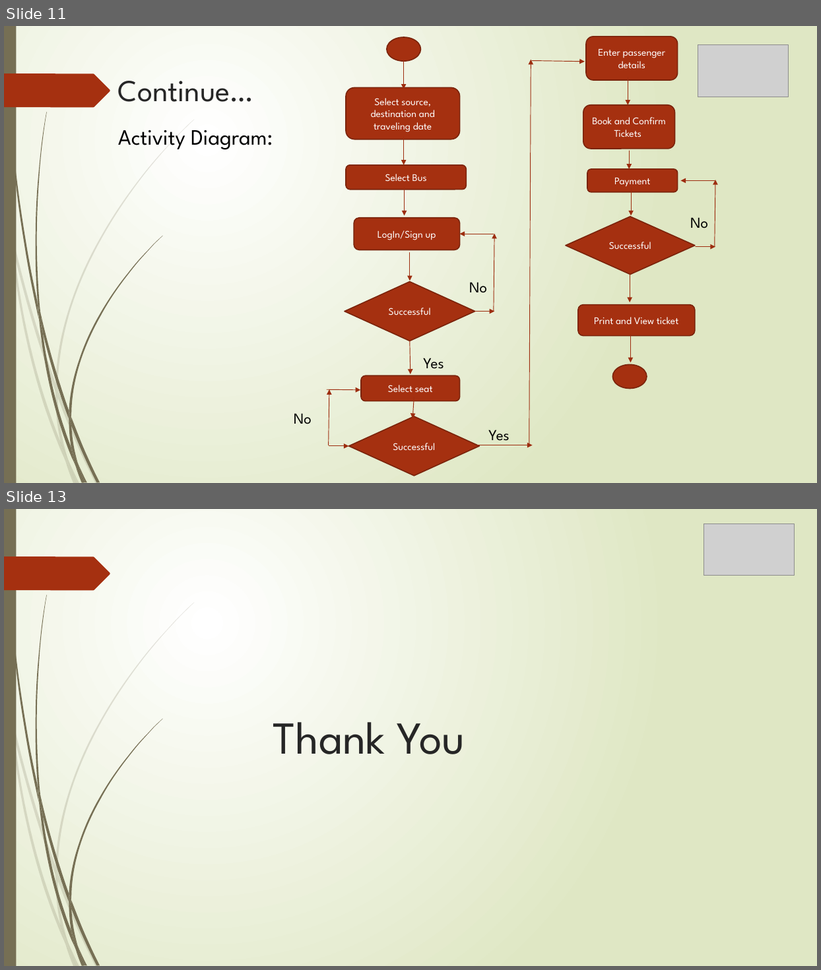
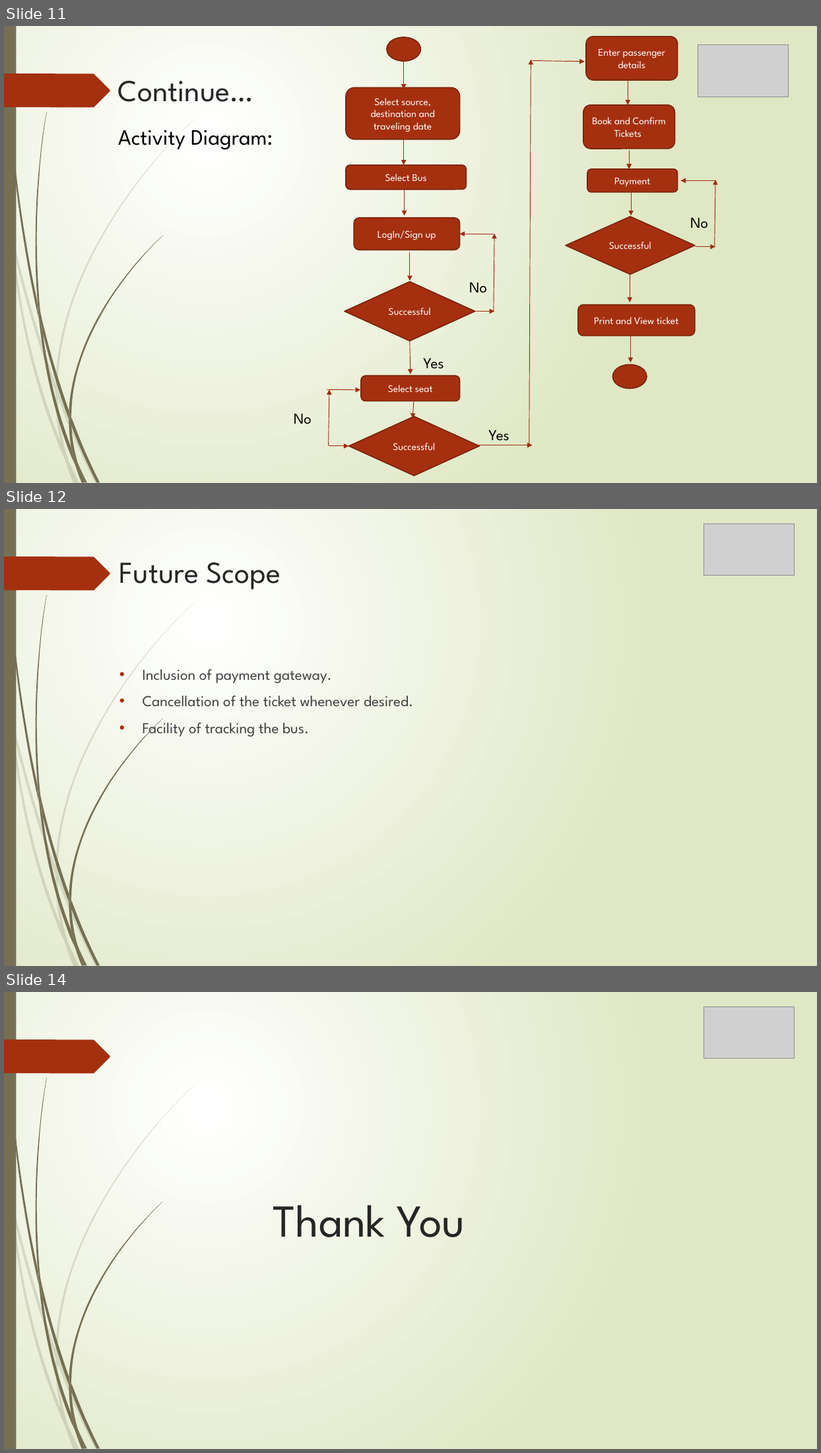
Before and after one commit to ateevag/javaproject, a slide deck: Bus Reservation System.pptx. Shown one above the other, each under a label of ours: slides 11 and 13 before the commit, slides 11, 12 and 14 after it; the slides between them are not shown. The pictures are 821x970 and 821x1453 pixels, drawn with LibreOffice and Linux fonts; fonts in the diff are those of the drawing; grey boxes stand for pictures. Boxes give left, top, right and bottom in pixels: in the first picture for what was removed or moved away, otherwise in the second. Text is boxed around its words. In the diff, an @@ line names an element or a change of style, - is before the commit and + after.

```diff
--- a/Bus Reservation System.pptx
+++ b/Bus Reservation System.pptx
@@ slide 12 added at (4,509,817,966), background gradient #FFFFFF to #DFE8C4; not listed: 24 template elements that a slide beside it also shows @@
@@ picture added at (704,524,795,576) @@
@@ title added at (120,562,281,590), 36 pt, text #262626 @@
+Future Scope
@@ text added at (143,669,413,738), 18 pt, text #404040 @@
+• Inclusion of payment gateway.
+• Cancellation of the ticket whenever desired.
+• Facility of tracking the bus.
@@ what was slide 13 is now slide 14 @@
```
Also in this commit, not shown: 2 slides changed, 2 other slides added, 2 slides removed.
